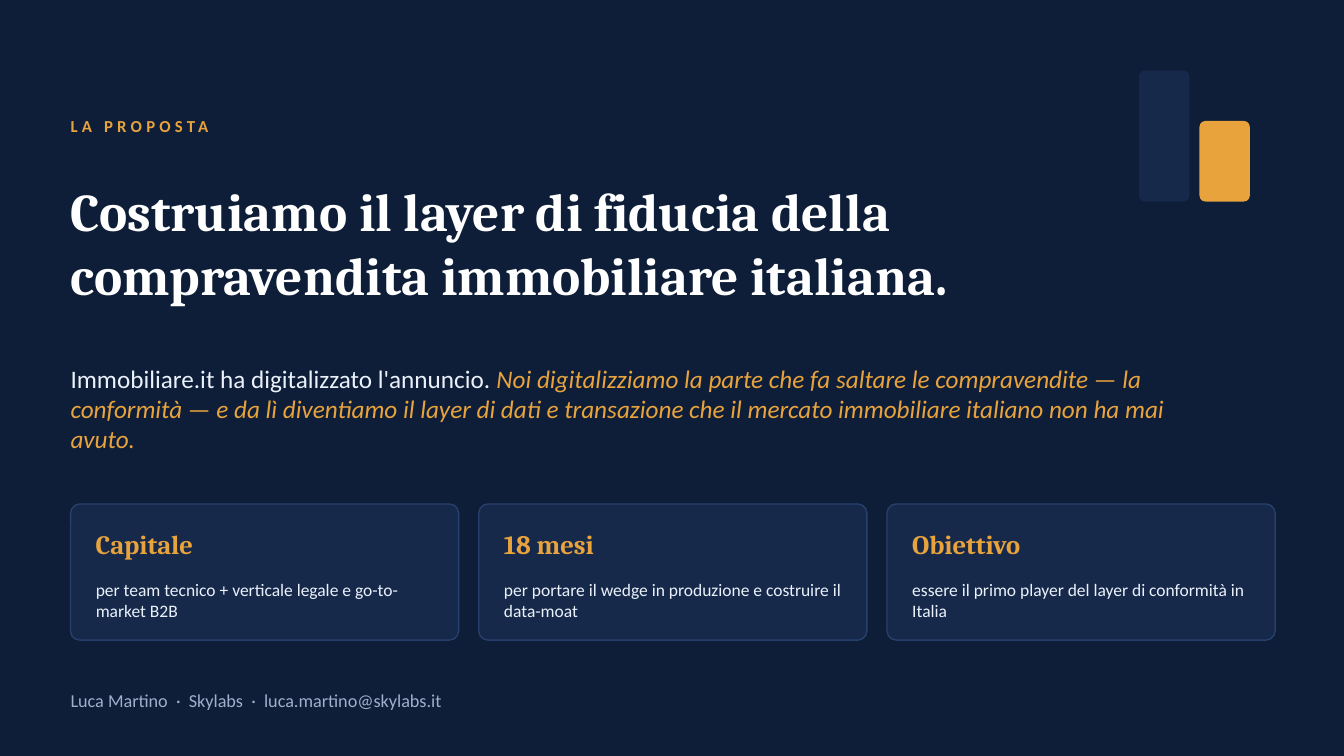
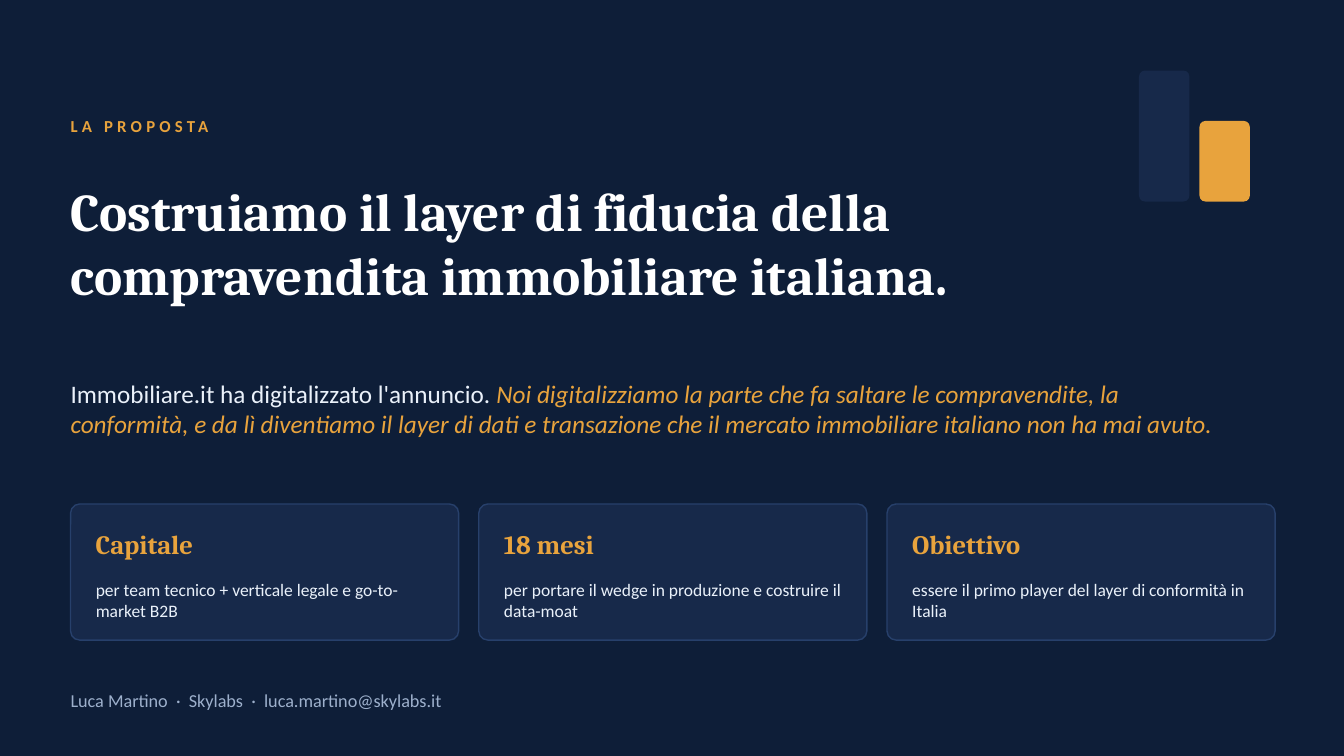
Before and after one commit to lucamartino-dev/Luca, a slide deck: slide 15 of proptech-deck/Conforme_Pitch.pptx (slide 12 before the commit). Drawn at 1344x756 pixels with LibreOffice and Linux fonts; fonts in the diff are those of the drawing. Boxes give left, top, right and bottom in pixels: in the first picture for what was removed or moved away, otherwise in the second. Text is boxed around its words. In the diff, an @@ line names an element or a change of style, - is before the commit and + after.

```diff
--- a/proptech-deck/Conforme_Pitch.pptx
+++ b/proptech-deck/Conforme_Pitch.pptx
@@ text at bbox=[71, 385, 1212, 437]: text changed @@
-Immobiliare.it ha digitalizzato l'annuncio. Noi digitalizziamo la parte che fa saltare le compravendite — la conformità — e da lì diventiamo il layer di dati e transazione che il mercato immobiliare italiano non ha mai avuto.
+Immobiliare.it ha digitalizzato l'annuncio. Noi digitalizziamo la parte che fa saltare le compravendite, la conformità, e da lì diventiamo il layer di dati e transazione che il mercato immobiliare italiano non ha mai avuto.
```
Also in this commit, not shown: 8 other slides changed, 3 slides added, 4 other files.
